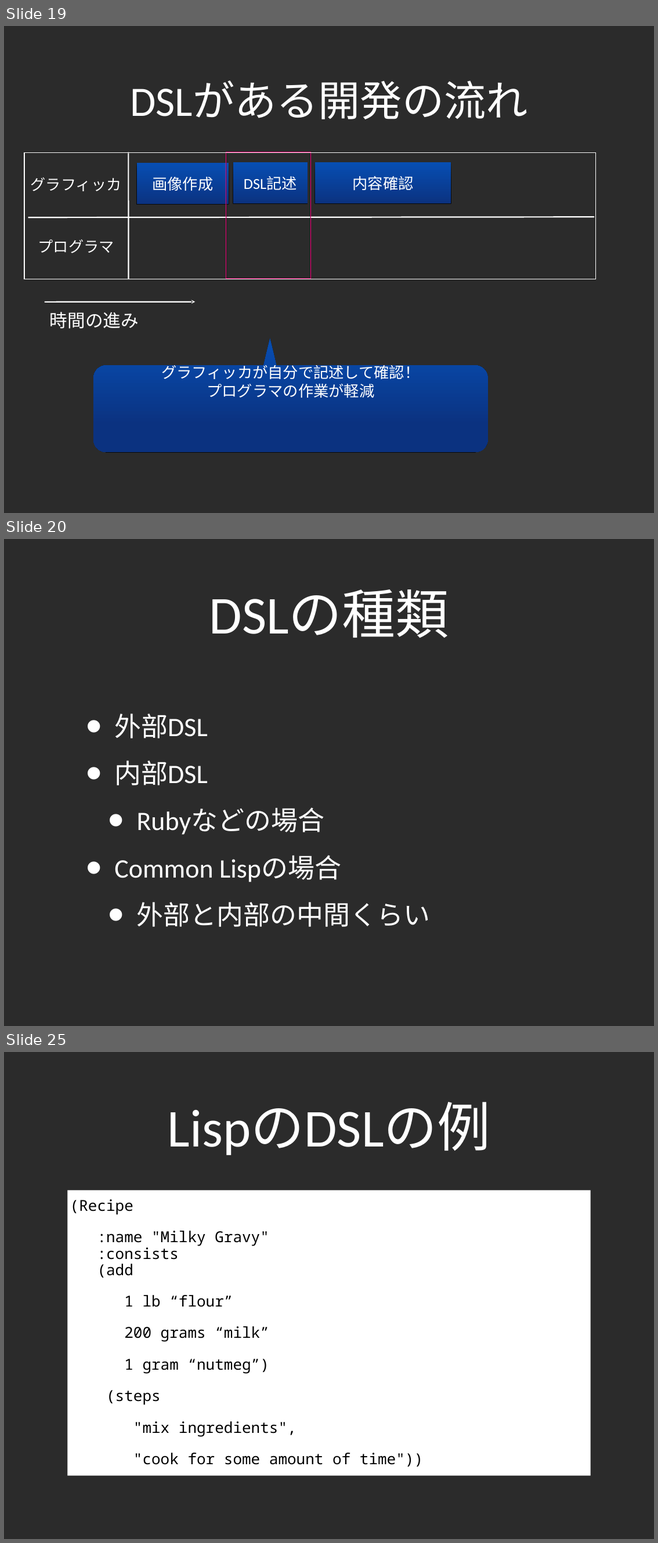
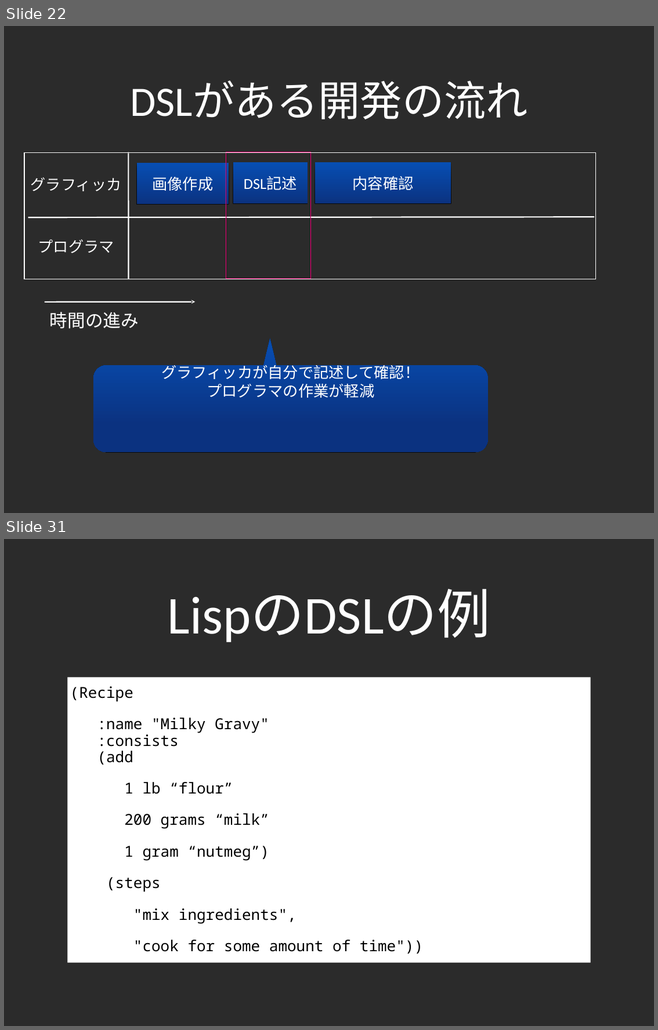
Before and after one commit to lambdasakura/doc, a slide deck: zengeren/fast_game_development_2010:02:12.ppt. Shown one above the other, each under a label of ours: slides 19, 20 and 25 before the commit, slides 22 and 31 after it; the slides between them are not shown. The pictures are 658x1543 and 658x1030 pixels, drawn with LibreOffice and Linux fonts; fonts in the diff are those of the drawing; background and template pictures are left out; a plain dark background stands for a picture behind light text. Boxes give left, top, right and bottom in pixels: in the first picture for what was removed or moved away, otherwise in the second. Text is boxed around its words. In the diff, an @@ line names an element or a change of style, - is before the commit and + after.

```diff
--- a/zengeren/fast_game_development_2010:02:12.ppt
+++ b/zengeren/fast_game_development_2010:02:12.ppt
@@ slide 20 removed at (4, 539, 654, 1026), background picture (left out) @@
@@ title removed at (209, 589, 449, 638) @@
-DSLの種類
@@ text removed at (114, 714, 430, 927) @@
-• 外部DSL
-• 内部DSL
-  • Rubyなどの場合
-• Common Lispの場合
-  • 外部と内部の中間くらい
@@ what was slide 19 is now slide 22 @@
@@ what was slide 25 is now slide 31 @@
```
Also in this commit, not shown: 6 slides changed, 8 slides added, 1 other file.
